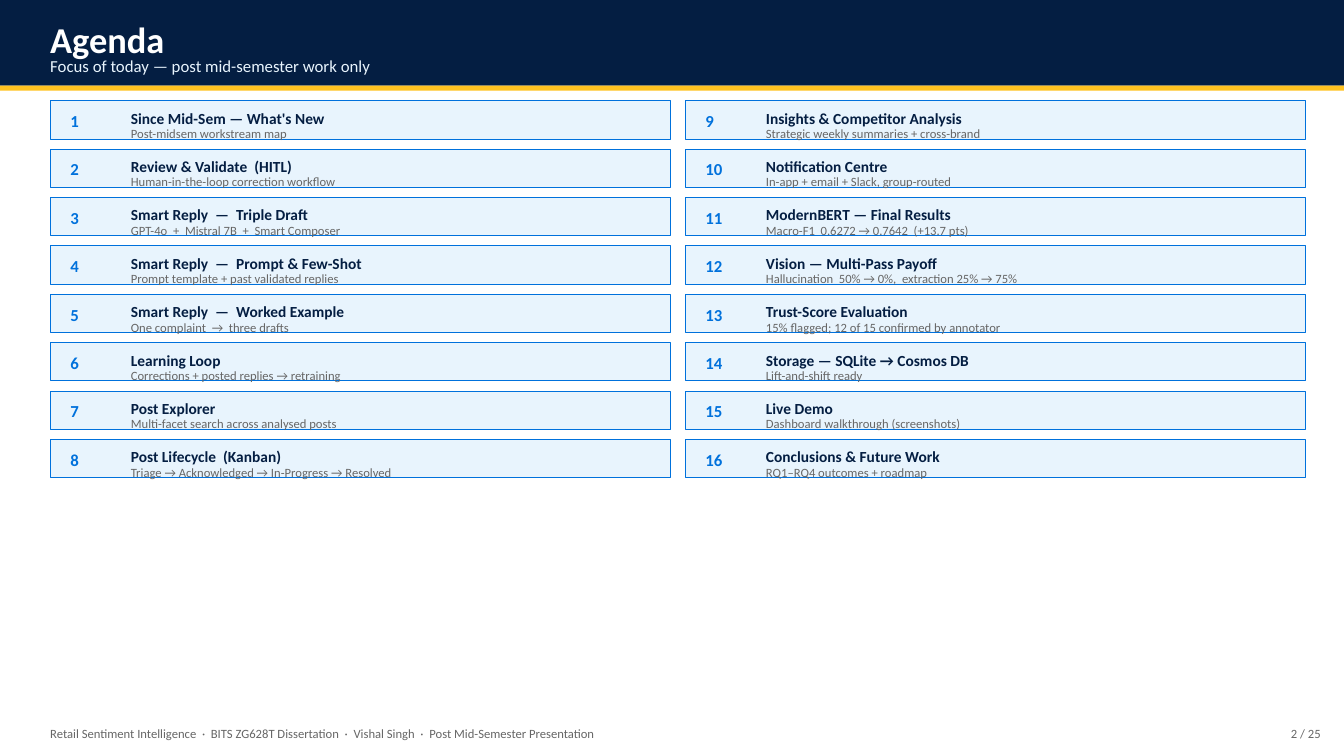
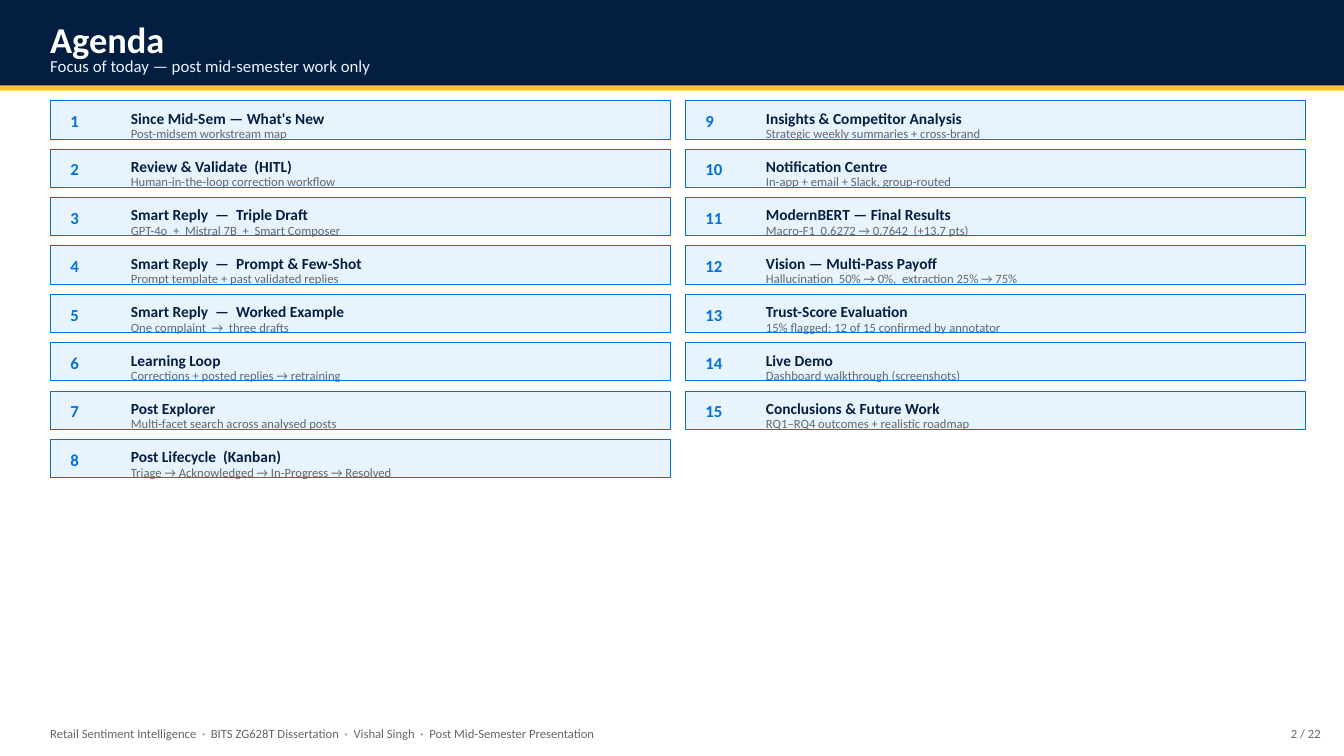
Before and after one commit to vishalvishal099/Retail-Sentiment-Intelligence, a slide deck: slide 2 of docs/Sem_4/FINAL_PRESENTATION_VishalSingh_2020AA05641.pptx. Drawn at 1344x756 pixels with LibreOffice and Linux fonts; fonts in the diff are those of the drawing. Boxes give left, top, right and bottom in pixels: in the first picture for what was removed or moved away, otherwise in the second. Text is boxed around its words. In the diff, an @@ line names an element or a change of style, - is before the commit and + after.

```diff
--- a/docs/Sem_4/FINAL_PRESENTATION_VishalSingh_2020AA05641.pptx
+++ b/docs/Sem_4/FINAL_PRESENTATION_VishalSingh_2020AA05641.pptx
@@ text removed at bbox=[766, 355, 968, 369] @@
-Storage — SQLite → Cosmos DB
@@ text removed at bbox=[766, 371, 863, 382] @@
-Lift-and-shift ready
@@ 3 texts: place and size @@
-3 texts at bbox=[766, 403, 961, 462]
+3 texts at bbox=[766, 355, 961, 414]
@@ text at bbox=[766, 419, 969, 430]: text changed @@
-RQ1–RQ4 outcomes + roadmap
+RQ1–RQ4 outcomes + realistic roadmap
@@ rectangle removed at bbox=[686, 440, 1306, 478] @@
@@ text removed at bbox=[705, 454, 722, 466] @@
-16
@@ text at bbox=[1291, 730, 1321, 738]: text changed @@
-2 / 25
+2 / 22
```
Also in this commit, not shown: 18 other slides changed, 2 slides added, 5 slides removed, 3 other files.
